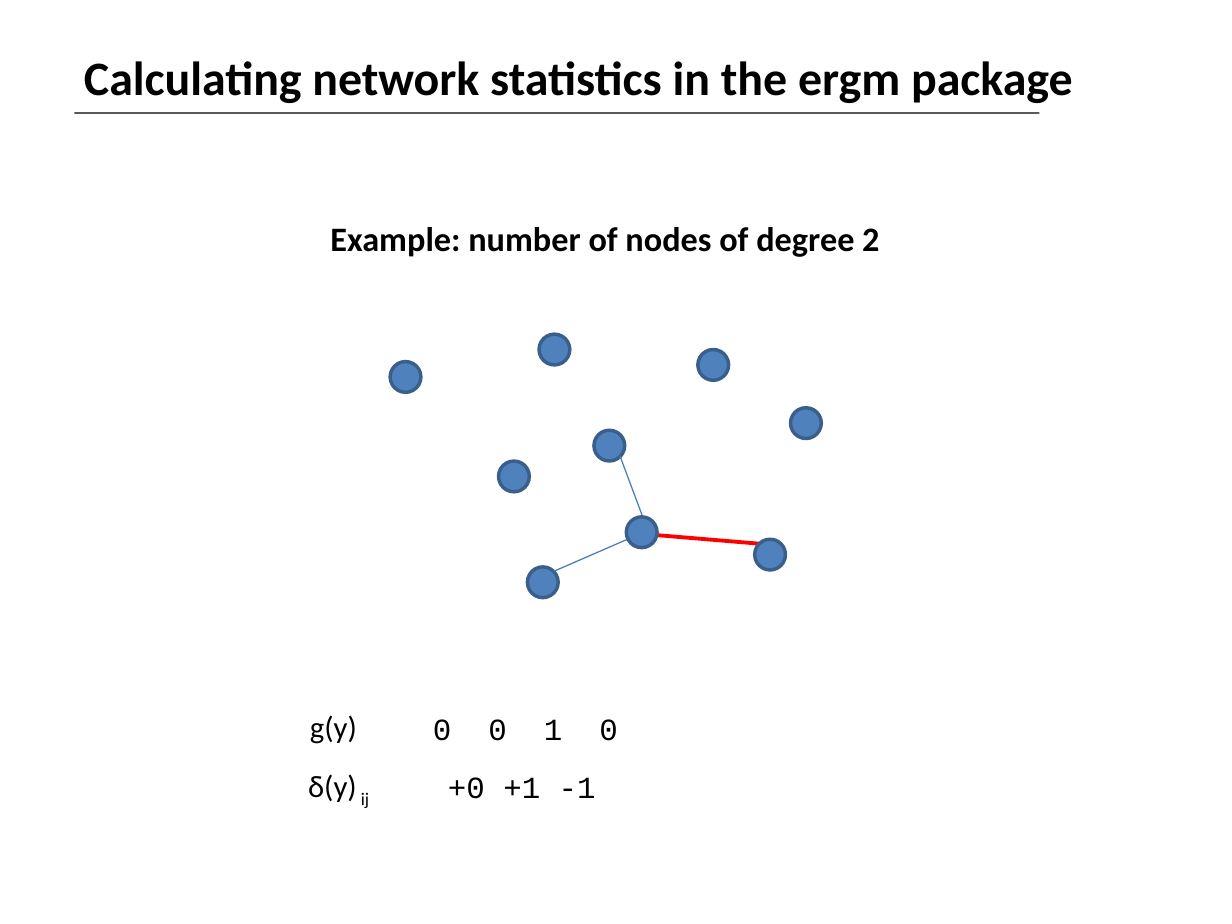
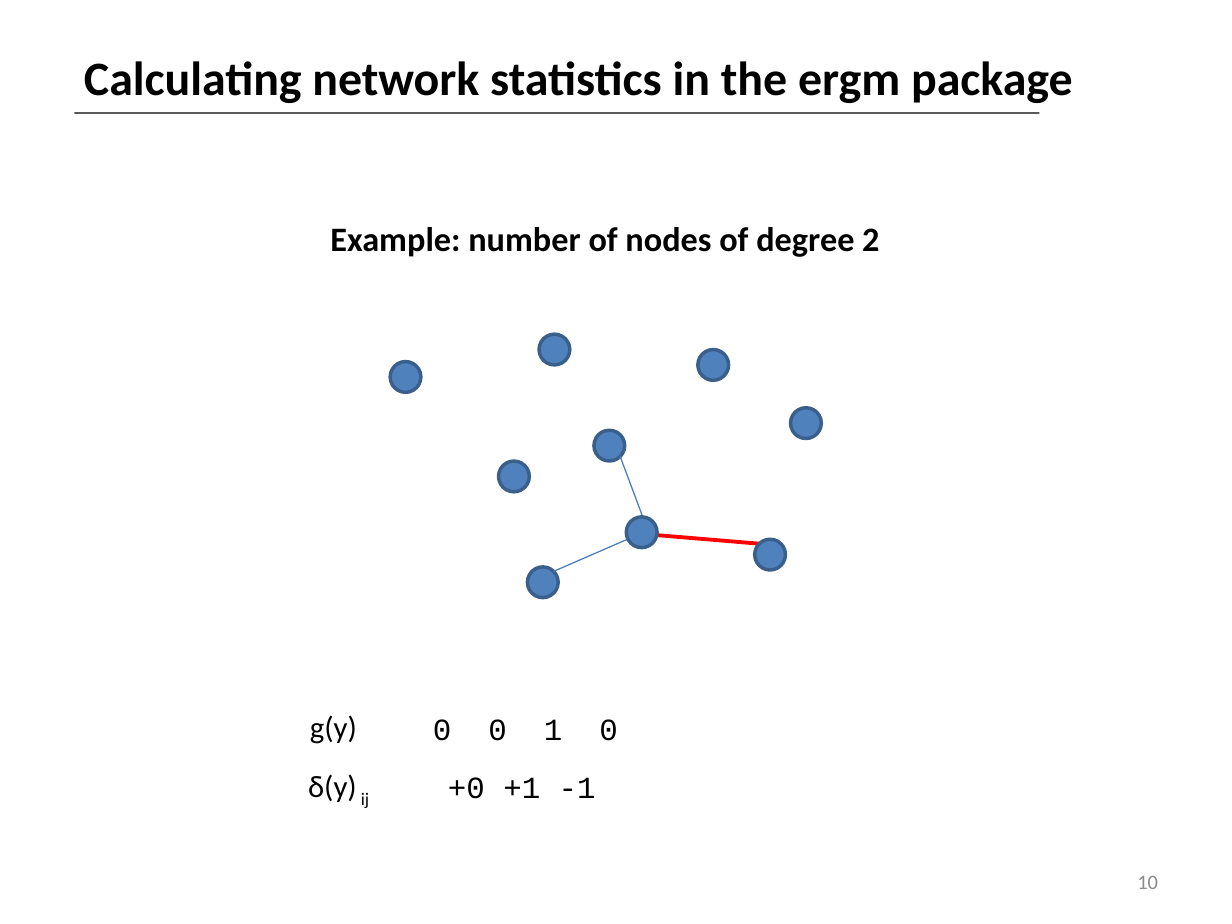
Before and after one commit to statnet/Workshops----OBSOLETE, a slide deck: slide 10 of ergm.userterms/EUT tutorial slides.pptx (slide 9 before the commit). Drawn at 1232x924 pixels with LibreOffice and Linux fonts; fonts in the diff are those of the drawing. Boxes give left, top, right and bottom in pixels: in the first picture for what was removed or moved away, otherwise in the second. Text is boxed around its words. In the diff, an @@ line names an element or a change of style, - is before the commit and + after.

```diff
--- a/ergm.userterms/EUT tutorial slides.pptx
+++ b/ergm.userterms/EUT tutorial slides.pptx
@@ page number added at box(1137, 876, 1158, 889), 12 pt, text #8C8C8C @@
+10
```
Also in this commit, not shown: 48 other slides changed, 4 slides added, 1 slide removed.
